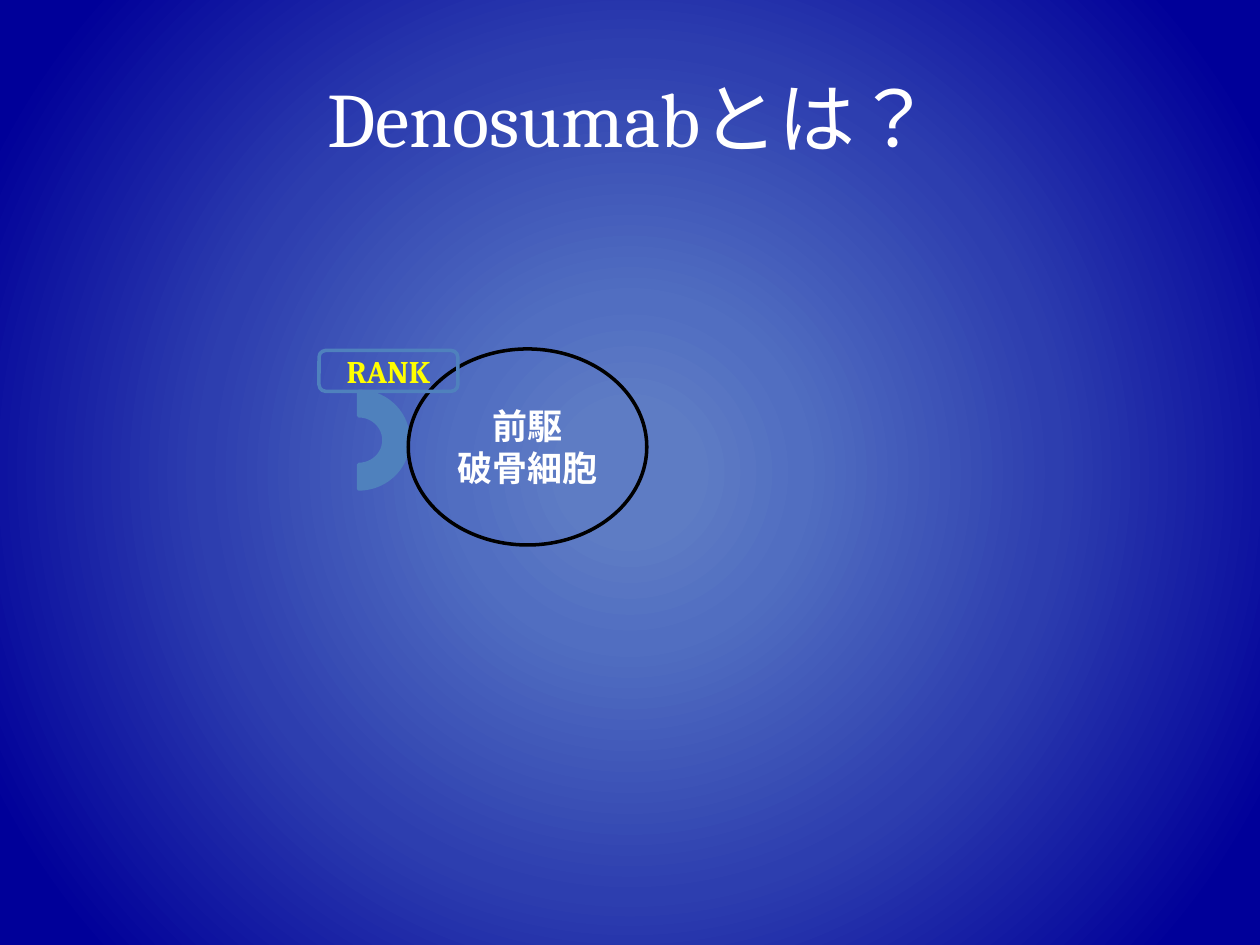
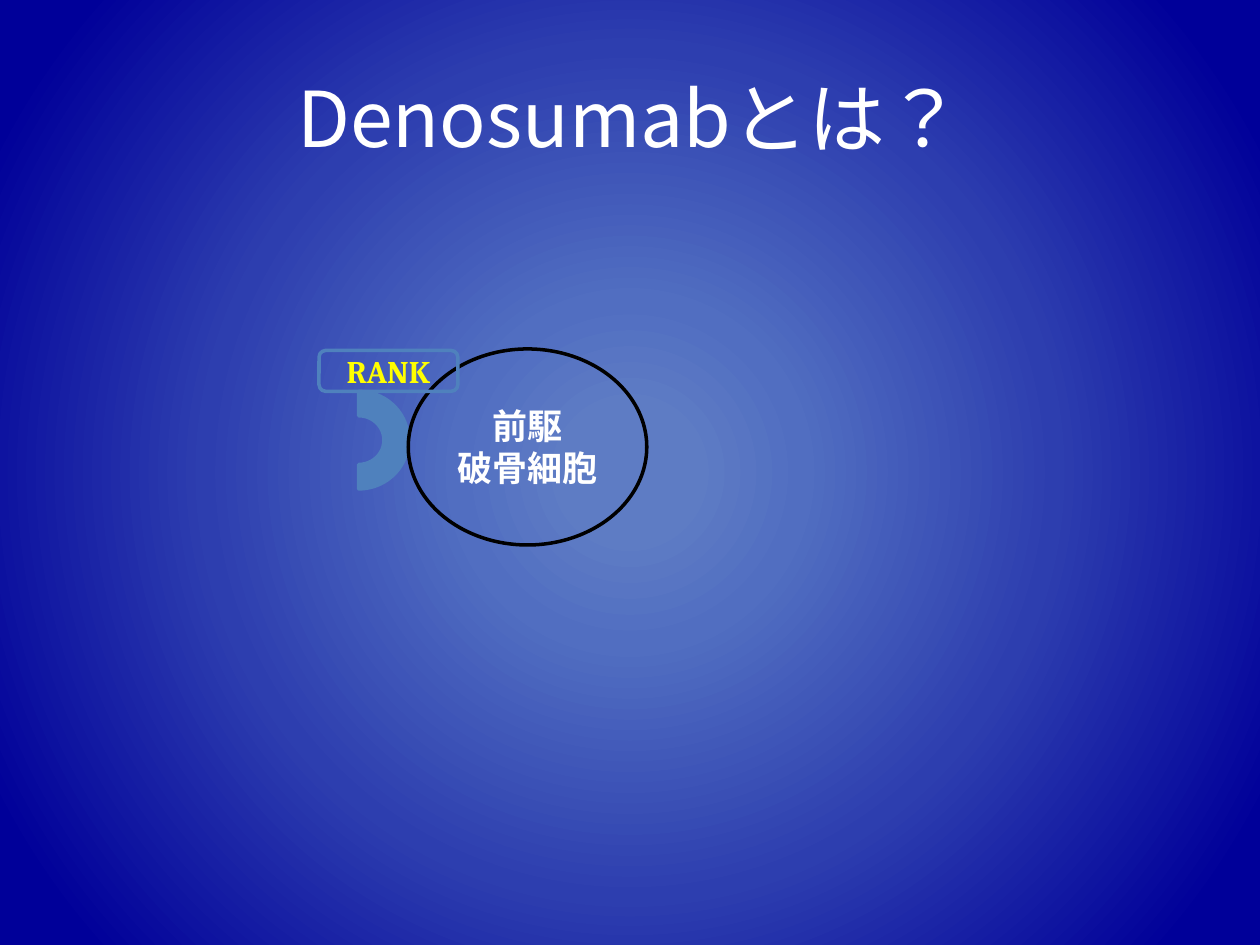
Before and after one commit to MKurisuno/strange, a slide deck: slide 20 of OsteoPorosis.odp. Drawn at 1260x945 pixels with LibreOffice and Linux fonts; fonts in the diff are those of the drawing. Boxes give left, top, right and bottom in pixels: in the first picture for what was removed or moved away, otherwise in the second. Text is boxed around its words. In the diff, an @@ line names an element or a change of style, - is before the commit and + after.

```diff
--- a/OsteoPorosis.odp
+++ b/OsteoPorosis.odp
@@ title "Denosumabとは？" at (297, 85, 963, 150): font Cambria to Noto Sans CJK JP @@
```
Also in this commit, not shown: 10 other slides changed, 2 slides removed.
